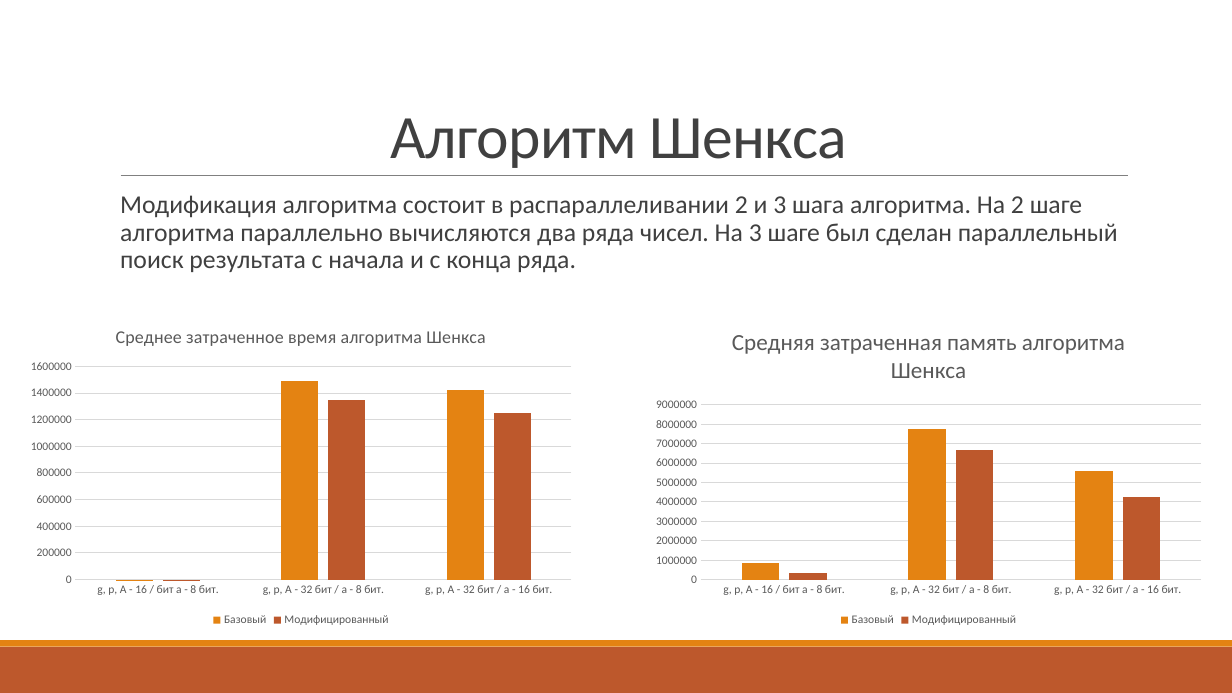
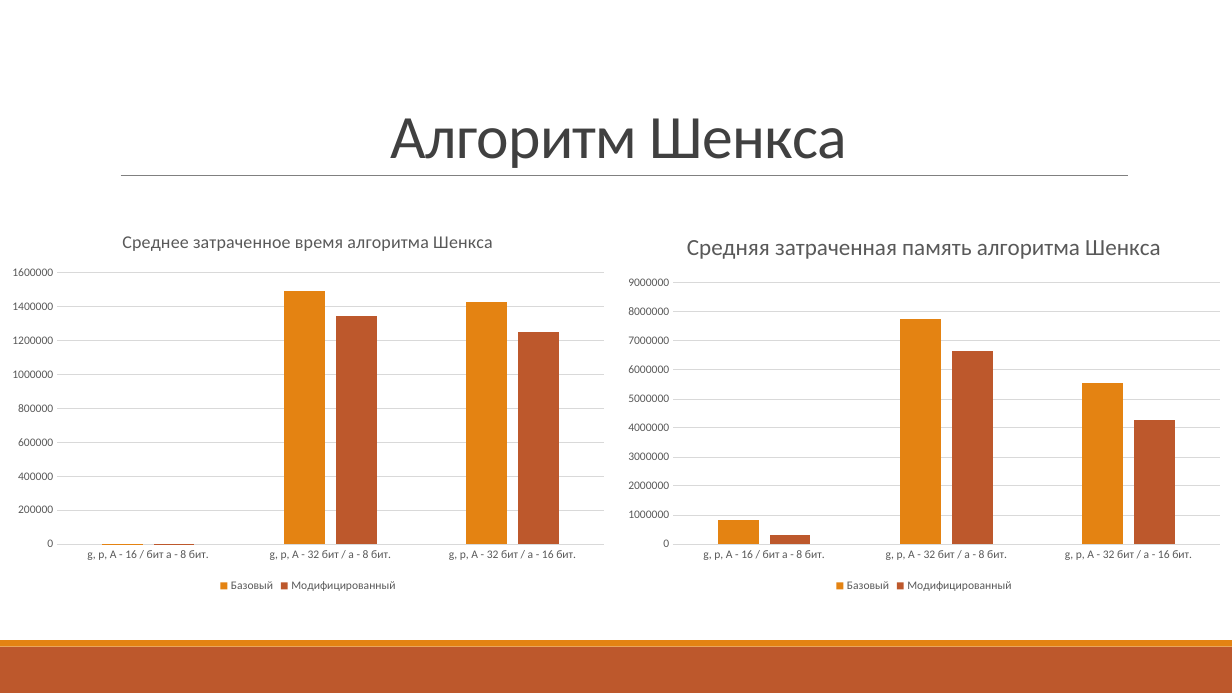
Before and after one commit to VitasVital/Bachelor_course, a slide deck: slide 7 of Maga4Sem/ВКР/Защита ВКР/Для сдачи ВКР/Гусев В.Е. 09-335 ВКР магистерская работа.pptx. Drawn at 1232x693 pixels with LibreOffice and Linux fonts; fonts in the diff are those of the drawing. Boxes give left, top, right and bottom in pixels: in the first picture for what was removed or moved away, otherwise in the second. Text is boxed around its words. In the diff, an @@ line names an element or a change of style, - is before the commit and + after.

```diff
--- a/Maga4Sem/ВКР/Защита ВКР/Для сдачи ВКР/Гусев В.Е. 09-335 ВКР магистерская работа.pptx
+++ b/Maga4Sem/ВКР/Защита ВКР/Для сдачи ВКР/Гусев В.Е. 09-335 ВКР магистерская работа.pptx
@@ text removed at [120,195,1118,273] @@
-  Модификация алгоритма состоит в распараллеливании 2 и 3 шага алгоритма. На 2 шаге алгоритма параллельно вычисляются два ряда чисел. На 3 шаге был сделан параллельный поиск результата с начала и с конца ряда.
@@ column chart: place and size @@
-column chart at [19,311,583,630]
+column chart at [0,214,616,597]
@@ column chart: place and size @@
-column chart at [645,311,1213,630]
+column chart at [616,214,1232,597]
```
Also in this commit, not shown: 10 other slides changed, 1 slide added, 1 slide removed, 1 other file.
